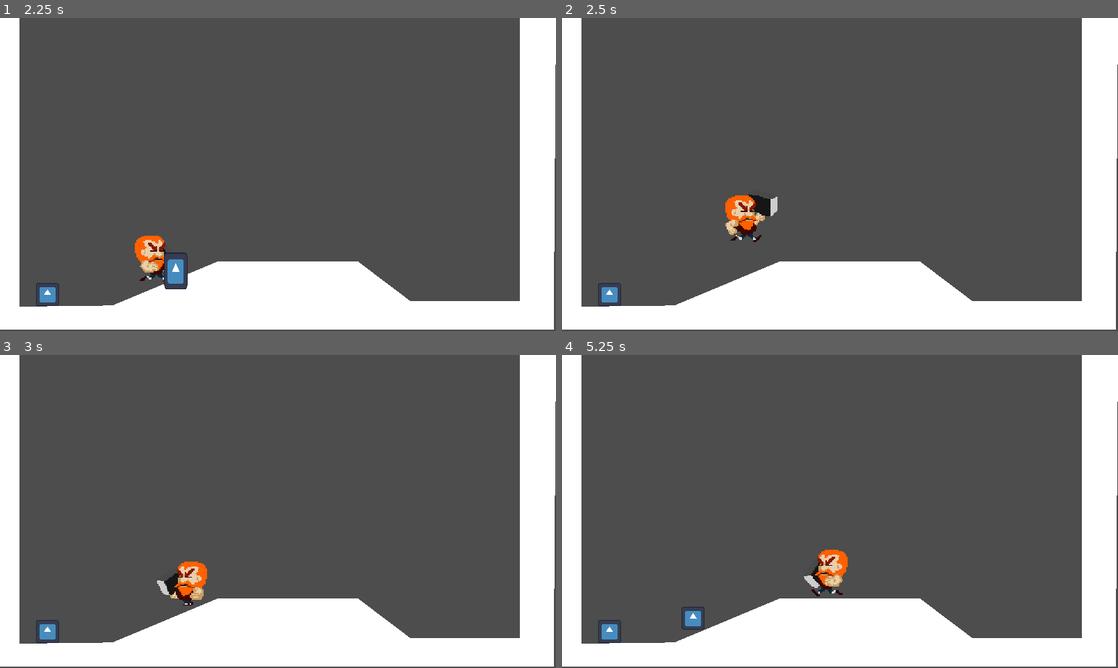
Above: before the commit, frames 1-4 (two rows, left to right).
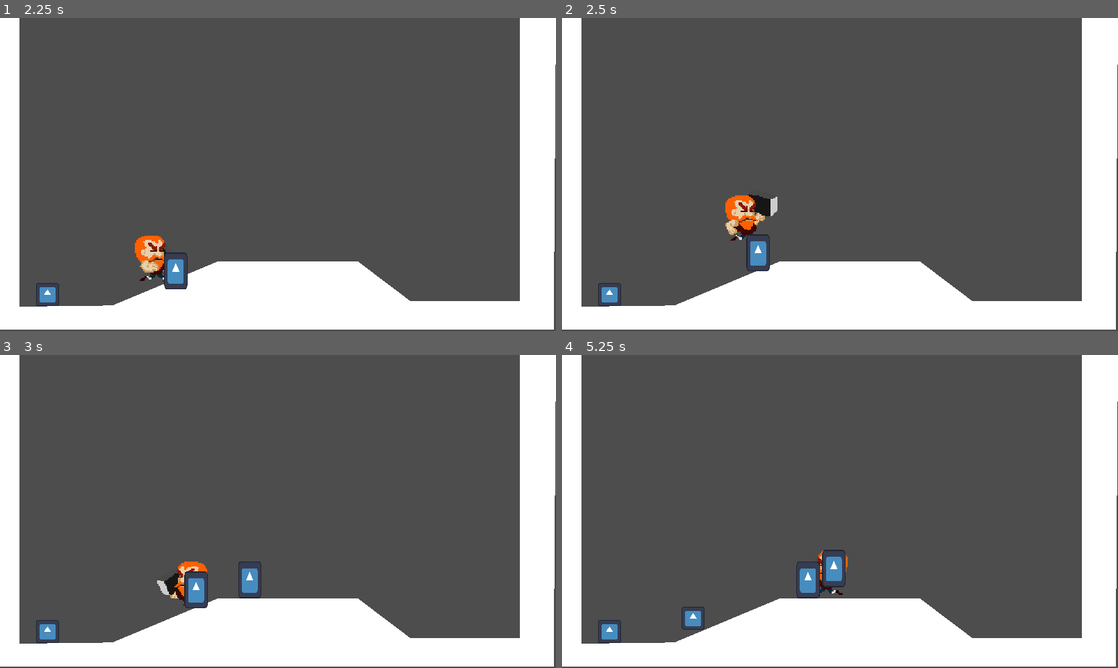
Above: after the commit, the same moments.

Repository: simonoNilssono/godot-project-thor
Game: Godot game, scene res://Scenes/main.tscn
The game is run twice, just before and just after one commit, with the same random seed, the same clock (stepped at 60 frames per second) and the same inputs. The engine's default icon, where the game draws it, is replaced by a stand-in: a white triangle on a blue panel in a dark square.
Inputs (mouse positions are in pixels of both pictures, inside the frame that each line leads up to):
- Up to frame 1 (2.25 s): click "Play Game" at 0.5 s; move the mouse to (400, 158) at 1.27 s; hold U (Spawn Enemy) 1.28-2.03 s; hold D (Right) from 1.28 s (still down); tap W (Up) at 1.52 s; click (400, 158) at 1.55 s; move the mouse to (166, 190) at 2.02 s; click (166, 190) at 2.1 s
- Up to frame 2 (2.5 s): keep holding D (Right); tap W (Up) at 2.27 s; right-click (728, 190) at 2.3 s
- Up to frame 3 (3 s): move the mouse to (333, 442) at 2.77 s; release D (Right) at 2.78 s; hold A (Left) from 2.78 s (still down); hold Right mouse button (Throw Hammer, bound only after the comm… from 2.78 s (still down)
- Up to frame 4 (5.25 s): tap U (Spawn Enemy) at 3.05, 3.6 s; move the mouse to (812, 574) at 3.52 s; release A (Left) at 3.53 s; release Right mouse button (Throw Hammer, bound only after the comm… at 3.53 s; hold D (Right) 3.53-5.03 s; tap W (Up) at 3.77, 4.52 s; click (812, 574) at 3.8 s; move the mouse to (1006, 558) at 4.27 s; press the mouse at (1006, 558) at 4.28 s; right-click (1006, 558) at 4.55 s; move the mouse to (673, 464) at 5.02 s; release the mouse at (673, 464) at 5.03 s; hold A (Left) from 5.03 s (still down); right-click (673, 464) at 5.1 s

Frame 1 is identical in both runs. In frame 2, 0.3% of the frame differs, in the area x 33-38%, y 69-81%; in frame 3, 0.7%; in frame 4, 0.8%, in the area x 42-51%, y 62-78%.

Commit message:
seperated hammer instantiating into own function, fixed hammer timers without global signal bus

Diff:
--- a/Scripts/hammer.gd
+++ b/Scripts/hammer.gd
@@ -4,14 +4,15 @@
 # Called when the node enters the scene tree for the first time.
 func _ready() -> void:
 	Global.startSwing.connect(_on_swing_timer_start)
-
+	Global.startThrow.connect(_on_throw_timer_start)
 
 # Called every frame. 'delta' is the elapsed time since the previous frame.
 func _process(delta: float) -> void:
 	pass
 
 
-
+func hammerThrow():
+	pass
 
 # placeholder
 func _on_area_entered(area: Area2D) -> void:
@@ -27,3 +28,10 @@
 
 func _on_swing_timer_timeout() -> void:
 	queue_free()
+
+func _on_throw_timer_start():
+	$ThrowTimer.start()
+
+
+func _on_throw_timer_timeout() -> void:
+	queue_free()
--- a/Scripts/player.gd
+++ b/Scripts/player.gd
@@ -16,9 +16,10 @@
 func _input(event: InputEvent) -> void:
 	if event.is_action_pressed("Spawn Enemy"):
 		spawnEnemy()
-
 	if event.is_action_pressed("SwingHammer"):
 		hammerSwing(mouseDirX())
+	if event.is_action_pressed("Throw Hammer"):
+		hammerThrow(mouseDirX())
 
 # physics dependent events here	(most stuff is)
 func _physics_process(delta: float) -> void:
@@ -29,6 +30,7 @@
 	# Accel or deccel in desired direction depending on input
 	accelOrDeccel(direction, delta)
 	updateAnimations(direction)
+
 
 	move_and_slide()
 
@@ -41,7 +43,7 @@
 
 
 
-#Get mouse x pos relative to player	as an int
+#Get mouse x pos relative to player	and return as an int
 func mouseDirX() -> float:
 	var mouseDir = 0
 	var mousePos = get_global_mouse_position().x - global_position.x
@@ -71,20 +73,29 @@
 		if Input.is_action_just_released("Up") and velocity.y < JUMP_VELOCITY / 2:
 			velocity.y = JUMP_VELOCITY /2
 
-
-#WIP
-#Swing hammer left or right depending on mouse pos
 #Instantiate new hammer scene(hitbox)
-func hammerSwing(mouseDirX):
+func instantiateHammer(mouseDirX):
 	#flip player if needed
-	animated_sprite_2d.scale.x = mouseDirX		# move to updateAnimations
+	animated_sprite_2d.scale.x = mouseDirX	# move to updateAnimations, remove reduntancies
 
 	#instantiate the swing hitbox at correct position away from player
 	var hammer = HAMMER_SCENE.instantiate()
 	hammer.position = global_position + Vector2(mouseDirX*32,0)
 	get_parent().add_child(hammer)
+	return hammer
+
+#Throw hammer
+func hammerThrow(mouseDirX) -> void:
+		instantiateHammer(mouseDirX()).hammerThrow()
+		Global.startThrow.emit()
+
+
+#Swing hammer left or right depending on mouse pos
+func hammerSwing(mouseDirX):
+	instantiateHammer(mouseDirX())
 	Global.startSwing.emit()
 
+#Animations
 func updateAnimations(direction):
 		if direction !=0:
 			animated_sprite_2d.scale.x = direction
--- a/hammer.tscn
+++ b/hammer.tscn
@@ -24,6 +24,9 @@
 wait_time = 0.265
 one_shot = true
 
+[node name="ThrowTimer" type="Timer" parent="."]
+
 [connection signal="area_entered" from="." to="." method="_on_area_entered"]
 [connection signal="body_entered" from="." to="." method="_on_body_entered"]
 [connection signal="timeout" from="SwingTimer" to="." method="_on_swing_timer_timeout"]
+[connection signal="timeout" from="ThrowTimer" to="." method="_on_throw_timer_timeout"]
--- a/project.godot
+++ b/project.godot
@@ -64,6 +64,11 @@
 "events": [Object(InputEventMouseButton,"resource_local_to_scene":false,"resource_name":"","device":-1,"window_id":0,"a …(253 unchanged characters)…
 ]
 }
+"Throw Hammer"={
+"deadzone": 0.5,
+"events": [Object(InputEventMouseButton,"resource_local_to_scene":false,"resource_name":"","device":-1,"window_id":0,"alt_pressed":false,"shift_pressed":false,"ctrl_pressed":false,"meta_pressed":false,"button_mask":0,"position":Vector2(0, 0),"global_position":Vector2(0, 0),"factor":1.0,"button_index":2,"canceled":false,"pressed":false,"double_click":false,"script":null)
+]
+}
 
 [layer_names]
 
